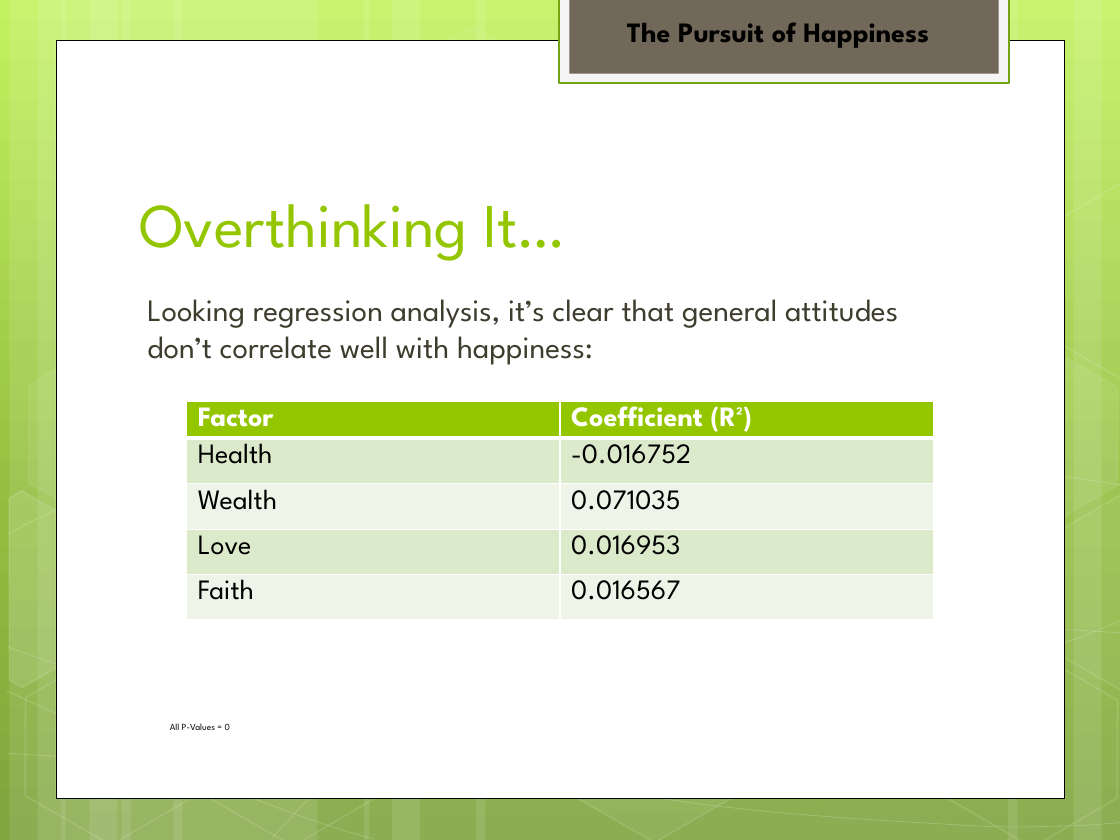
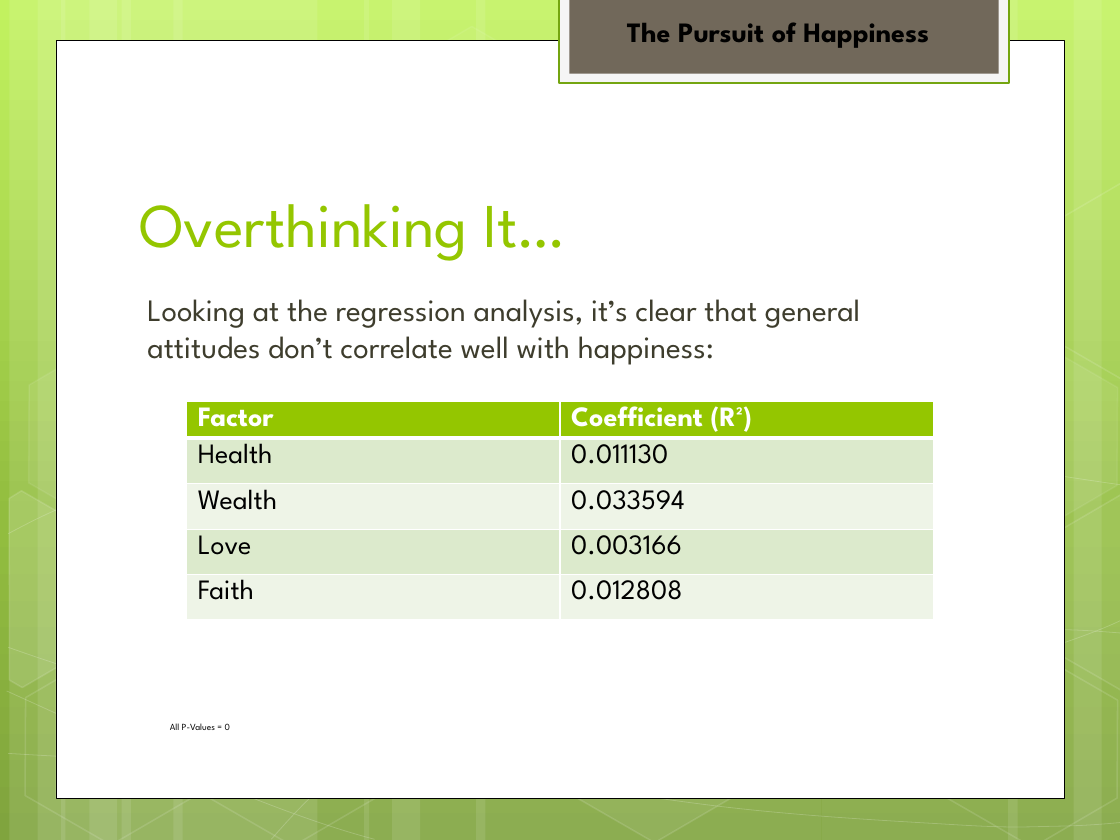
Before and after one commit to jeffbaronp3/BARON_DSC530_TermProject, a slide deck: slide 19 of The Pursuit of Happiness.pptx (slide 17 before the commit). Drawn at 1120x840 pixels with LibreOffice and Linux fonts; fonts in the diff are those of the drawing. Boxes give left, top, right and bottom in pixels: in the first picture for what was removed or moved away, otherwise in the second. Text is boxed around its words. In the diff, an @@ line names an element or a change of style, - is before the commit and + after.

```diff
--- a/The Pursuit of Happiness.pptx
+++ b/The Pursuit of Happiness.pptx
@@ text at (147,299,860,365): text changed @@
-Looking regression analysis, it’s clear that general attitudes don’t correlate well with happiness:
+Looking at the regression analysis, it’s clear that general attitudes don’t correlate well with happiness:
@@ table at (187,401,933,627) @@
-row 2, column 2: -0.016752
+row 2, column 2: 0.011130
-row 3, column 2: 0.071035
+row 3, column 2: 0.033594
-row 4, column 2: 0.016953
+row 4, column 2: 0.003166
-row 5, column 2: 0.016567
+row 5, column 2: 0.012808
```
Also in this commit, not shown: 10 other slides changed, 3 slides added, 4 other files.
